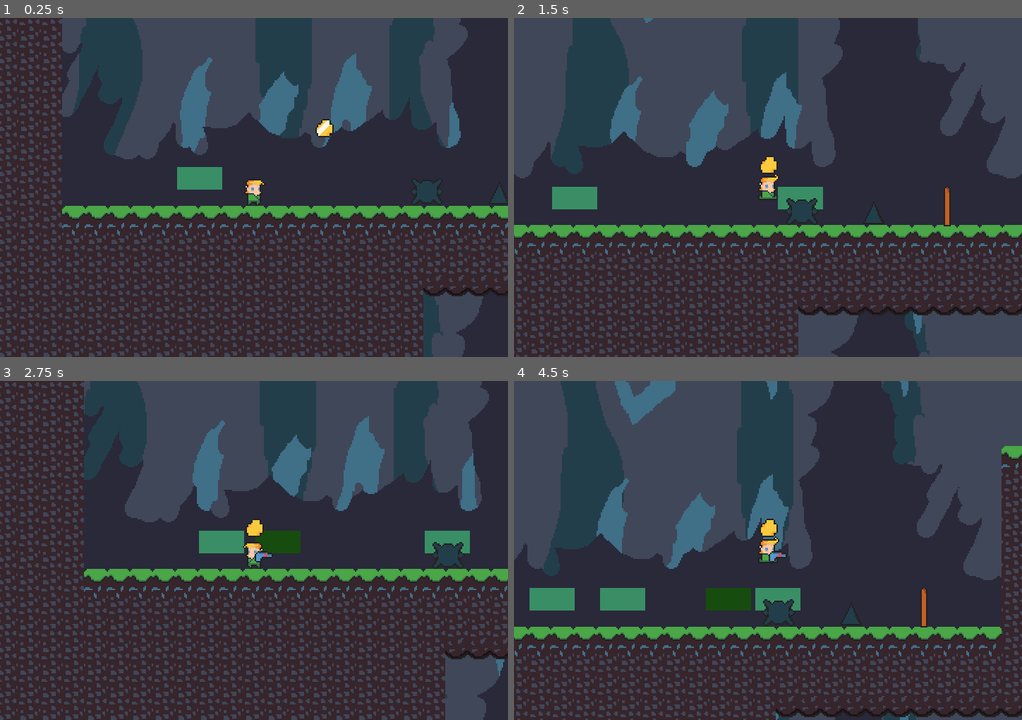
Above: before the commit, frames 1-4 (two rows, left to right).
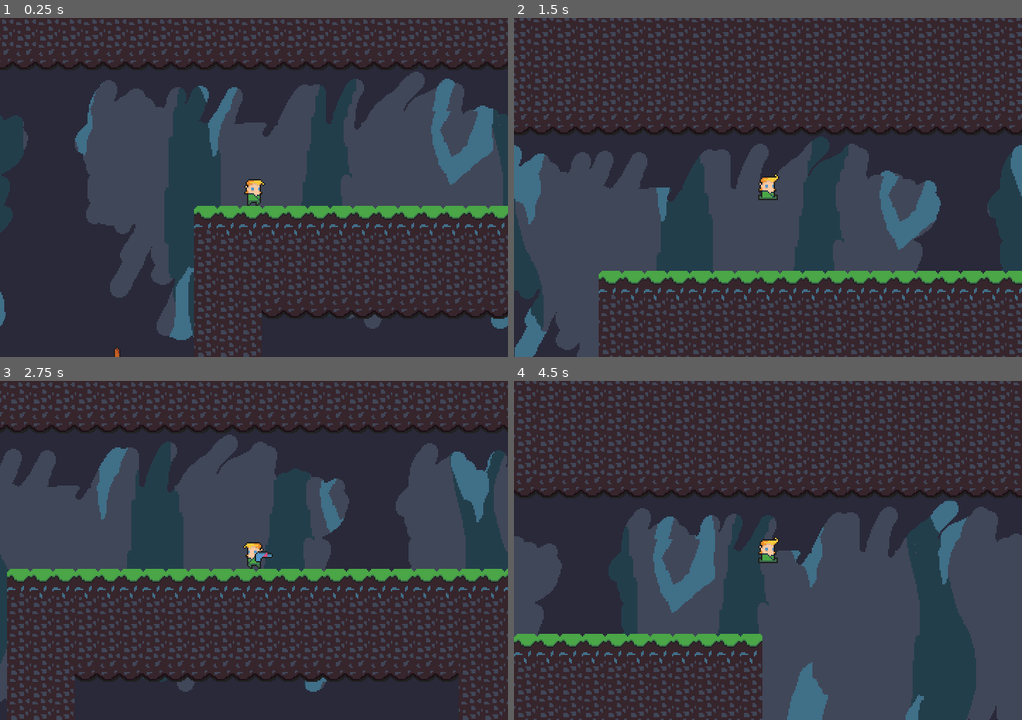
Above: after the commit, the same moments.

Repository: jotson/FantasticJetMan
Game: Godot game, scene res://scenes/General.tscn
Two runs of this game, one before a commit and one after it. Both use one fixed random seed, a clock stepped at 60 frames per second and the inputs below.
Inputs (mouse positions are in pixels of both pictures, inside the frame that each line leads up to):
- Up to frame 1 (0.25 s): no input
- Up to frame 2 (1.5 s): move the mouse to (879, 170) at 0.52 s; hold Right (ui_right) from 0.53 s (still down); tap D (confirm_throw, bound only before the commit) at 0.6 s; tap A (jump) at 0.77 s; tap S (throw_state, bound only before the commit) at 0.8, 1.35 s; move the mouse to (666, 204) at 1.27 s
- Up to frame 3 (2.75 s): tap A (jump) at 1.52 s; tap D (confirm_throw, bound only before the commit) at 1.55, 2.1 s; move the mouse to (304, 475) at 2.02 s; release Right (ui_right) at 2.03 s; hold Left (ui_left) from 2.03 s (still down); tap S (throw_state, bound only before the commit) at 2.3 s
- Up to frame 4 (4.5 s): move the mouse to (742, 618) at 2.77 s; release Left (ui_left) at 2.78 s; hold Right (ui_right) 2.78-4.28 s; tap S (throw_state, bound only before the commit) at 2.85, 3.8 s; tap A (jump) at 3.02, 3.77 s; tap D (confirm_throw, bound only before the commit) at 3.05, 4.35 s; move the mouse to (920, 601) at 3.52 s; click (920, 601) at 3.6 s; move the mouse to (615, 499) at 4.27 s; hold Left (ui_left) from 4.28 s (still down)

The runs differ from the first frame. In frame 1, 56% of the frame differs, in the area x 0-100%, y 0-100%; in frame 2, 65%; in frame 3, 52%; in frame 4, 68%.

Commit message:
Re-name shooting buttons, add constant velocity

Diff:
--- a/project.godot
+++ b/project.godot
@@ -40,12 +40,12 @@
 "events": [ Object(InputEventKey,"resource_local_to_scene":false,"resource_name":"","device":0,"alt":false,"shift":false,"control":false,"meta":false,"command":false,"pressed":false,"scancode":16777217,"unicode":0,"echo":false,"script":null)
  ]
 }
-throw_state={
+shooting_state={
 "deadzone": 0.5,
 "events": [ Object(InputEventKey,"resource_local_to_scene":false,"resource_name":"","device":0,"alt":false,"shift":false,"control":false,"meta":false,"command":false,"pressed":false,"scancode":83,"unicode":0,"echo":false,"script":null)
  ]
 }
-confirm_throw={
+shoot={
 "deadzone": 0.5,
 "events": [ Object(InputEventKey,"resource_local_to_scene":false,"resource_name":"","device":0,"alt":false,"shift":false,"control":false,"meta":false,"command":false,"pressed":false,"scancode":68,"unicode":0,"echo":false,"script":null)
  ]
--- a/scenes/General.tscn
+++ b/scenes/General.tscn
@@ -278,6 +278,7 @@
 position = Vector2( 537.893, 587.833 )
 
 [node name="Player" parent="." instance=ExtResource( 6 )]
-position = Vector2( 38.4614, -39.3831 )
+position = Vector2( 361.093, -147.625 )
+air_deceleration = 100
 
 [node name="Treasure" parent="." instance=ExtResource( 7 )]
--- a/scenes/player/Player.gd
+++ b/scenes/player/Player.gd
@@ -6,6 +6,7 @@
 export (int) var max_ground_speed = 800;
 export (int) var ground_acceleration = 100;
 export (int) var ground_deceleration = 50;
+export (int) var air_deceleration = 200;
 
 var velocity = Vector2.ZERO
 # animation
@@ -29,19 +30,18 @@
 ### The Gun
 
 onready var gun = $"TheGun";
-### JUMP PAD
 
-export (int) var placementSpeed = 5;
+### Jump Pad
 onready var jump_pad_scene = $"../JumpPadScene"
 
 func _ready():
 	gun.hide()
 
-
 func _physics_process(delta):
 	throw_treasure(delta)
-	# move
+	# Move horizontally
 	velocity.x = lerp( velocity.x, 0, ground_deceleration * delta )
+	# Apply gravity
 	velocity.y += gravity * delta;
 	velocity = move_and_slide(velocity, Vector2.UP);
 	# animate
@@ -83,7 +83,7 @@
 		next_state = 'running'
 	if Input.is_action_just_pressed("jump"):
 		next_state = 'jump'
-	if Input.is_action_just_pressed("throw_state"):
+	if Input.is_action_just_pressed("shooting_state"):
 		next_state = 'shooting'
 	pass
 
@@ -101,8 +101,8 @@
 		velocity.x = lerp( velocity.x, -max_ground_speed, ground_acceleration * delta )
 	if Input.is_action_just_pressed("jump"):
 		next_state = 'jump'
-	if Input.is_action_just_pressed("throw_state"):
-			next_state = 'shooting'
+	if Input.is_action_just_pressed("shooting_state"):
+		next_state = 'shooting'
 	if abs(velocity.x) < 20:
 		next_state = 'idle';
 
@@ -110,11 +110,18 @@
 func start_airborne_state(delta):
 	next_anim = 'airborne'
 	current_state = 'airborne'
+	if velocity.x > 0:
+		velocity.x = lerp( velocity.x, max_ground_speed, ground_acceleration * delta )
+	else:
+		velocity.x = lerp( velocity.x, -max_ground_speed, ground_acceleration * delta )
+
 	if Input.is_action_pressed("ui_right"):
-		velocity.x = lerp( velocity.x, max_ground_speed, ground_acceleration * delta )
+		print('entered')
+		print('vel x ', velocity.x)
+		velocity.x += air_deceleration
 	if Input.is_action_pressed("ui_left"):
-		velocity.x = lerp( velocity.x, -max_ground_speed, ground_acceleration * delta )
-	if Input.is_action_just_pressed("throw_state"):
+		velocity.x -= air_deceleration
+	if Input.is_action_just_pressed("shooting_state"):
 		next_state = 'shooting'
 	if is_on_floor():
 		next_state = 'idle';
@@ -129,11 +136,11 @@
 
 	if is_on_floor():
 		next_anim = 'idle';
-	if Input.is_action_just_pressed("throw_state"):
+	if Input.is_action_just_pressed("shooting_state"):
 		gun.hide()
 		jump_pad_scene.finish_aiming();
 		next_state = previous_state;
-	if Input.is_action_just_pressed("confirm_throw"):
+	if Input.is_action_just_pressed("shoot"):
 		gun.hide();
 		jump_pad_scene.finish_aiming();
 		next_state = previous_state;
